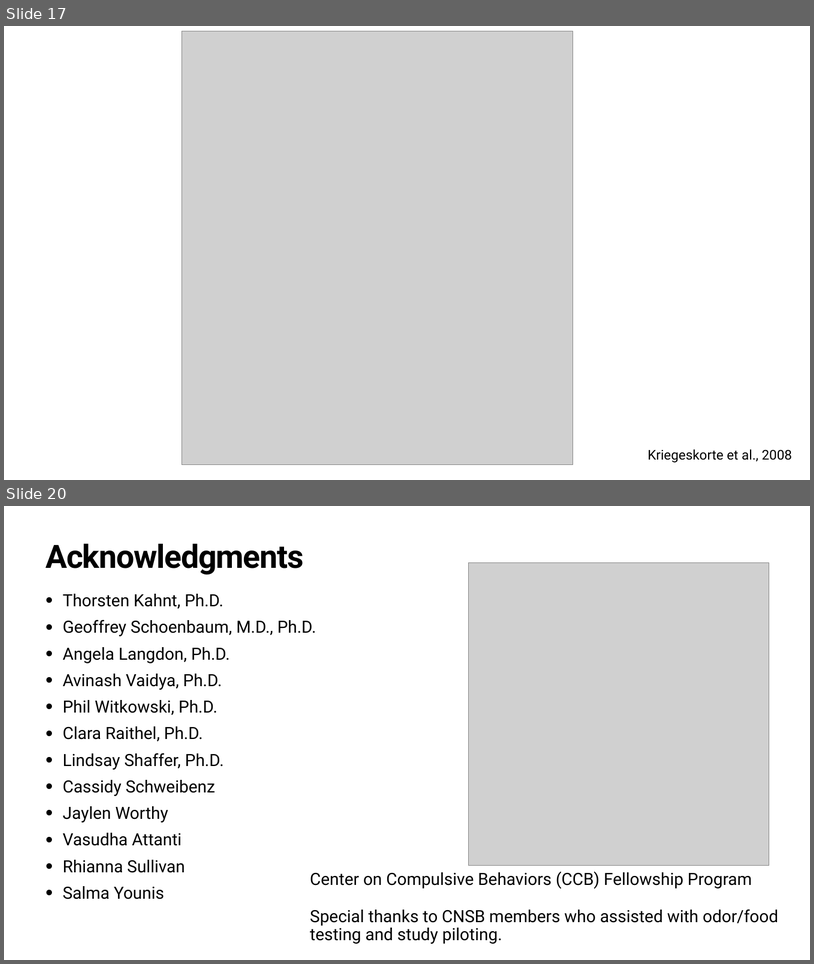
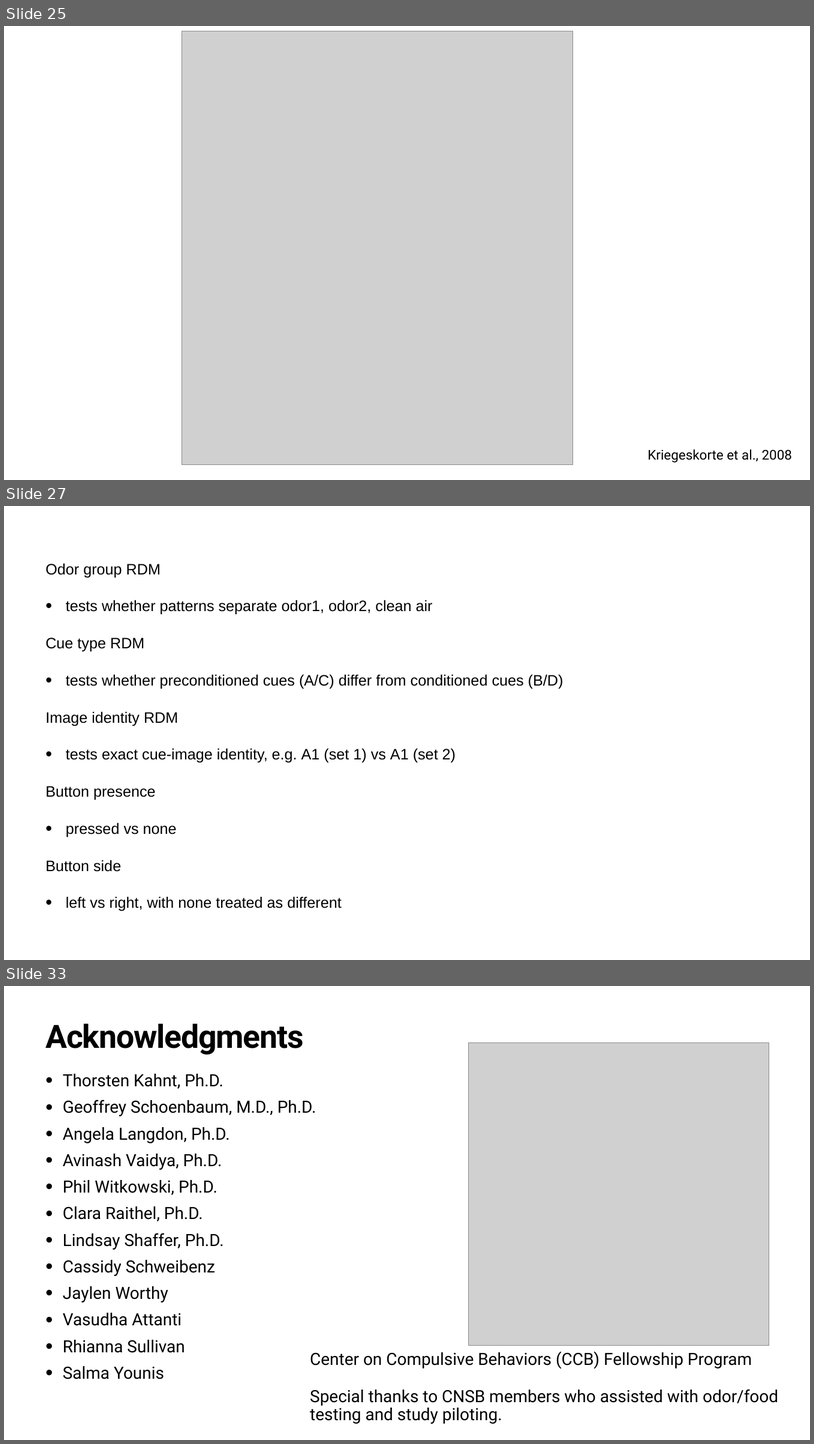
Before and after one commit to QingfangLiu/project-spcd, a slide deck: docs/Joint_lab_meeting.pptx. Shown one above the other, each under a label of ours: slides 17 and 20 before the commit, slides 25, 27 and 33 after it; the slides between them are not shown. The pictures are 814x964 and 814x1444 pixels, drawn with LibreOffice and Linux fonts; fonts in the diff are those of the drawing; grey boxes stand for pictures. Boxes give left, top, right and bottom in pixels: in the first picture for what was removed or moved away, otherwise in the second. Text is boxed around its words. In the diff, an @@ line names an element or a change of style, - is before the commit and + after.

```diff
--- a/docs/Joint_lab_meeting.pptx
+++ b/docs/Joint_lab_meeting.pptx
@@ slide 27 added at (4,506,810,960), background #FFFFFF @@
@@ text added at (45,563,564,911), 36 pt, text #000000 @@
+Odor group RDM
+• tests whether patterns separate odor1, odor2, clean air
+Cue type RDM
+• tests whether preconditioned cues (A/C) differ from conditioned cues (B/D)
+Image identity RDM
+• tests exact cue-image identity, e.g. A1 (set 1) vs A1 (set 2)
+Button presence
+• pressed vs none
+Button side
+• left vs right, with none treated as different
@@ what was slide 17 is now slide 25 @@
@@ what was slide 20 is now slide 33 @@
```
Also in this commit, not shown: 1 slide changed, 13 other slides added, 1 slide removed.
